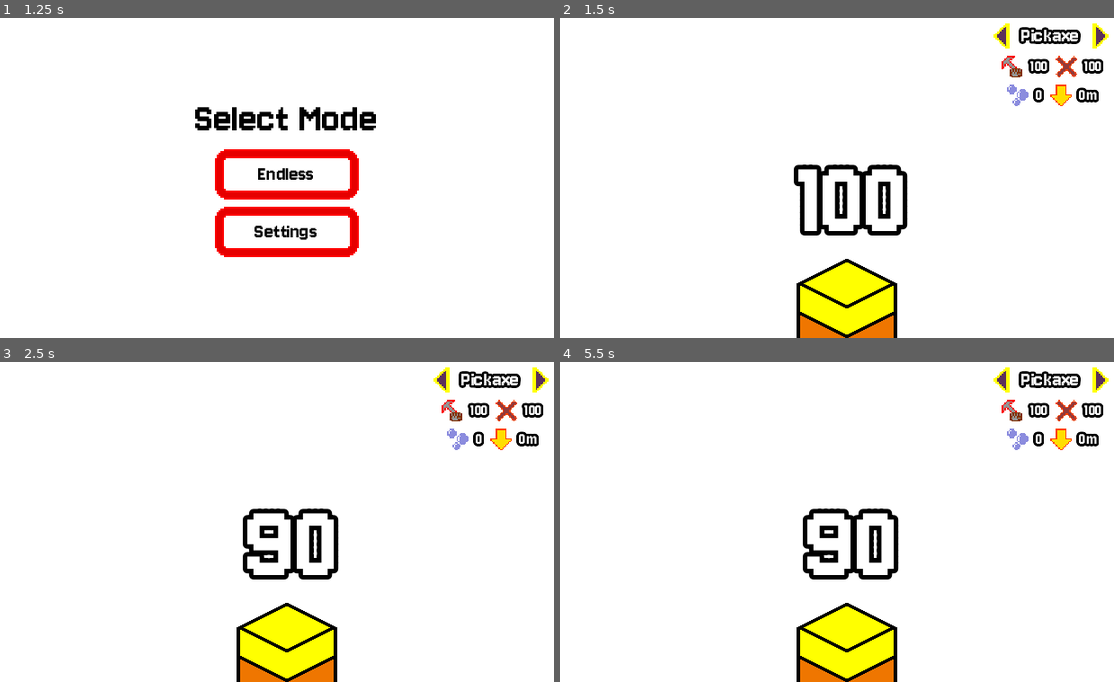
Above: before the commit, frames 1-4 (two rows, left to right).
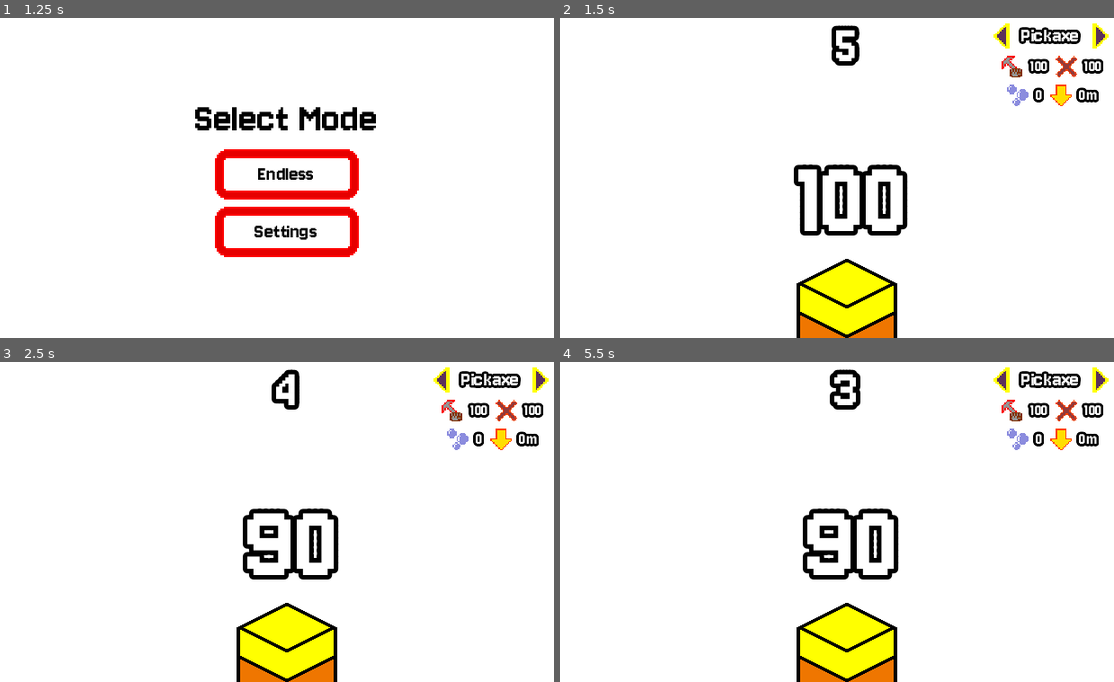
Above: after the commit, the same moments.

Repository: tfcb93/block-in-bits
Game: Godot game, scene res://Scenes/game.tscn
Two runs of this game, one before a commit and one after it. Both use one fixed random seed, a clock stepped at 60 frames per second and the inputs below.
Inputs:
- Up to frame 1 (1.25 s): tap Enter (start) at 0.5, 0.8 s; hold Right (right) from 0.53 s (still down); hold Z (action) from 0.53 s (still down)
- Up to frame 2 (1.5 s): release Right (right) at 1.25 s; release Z (action) at 1.25 s; click "Endless" at 1.25 s
- Up to frame 3 (2.5 s): tap Enter (start) at 2, 2.1 s; hold Left (left) from 2.03 s (still down); tap Z (action) at 2.3 s
- Up to frame 4 (5.5 s): tap Enter (start) at 2.75, 3.05, 3.5 s; release Left (left) at 2.78 s; hold Z (action) 2.78-3.53 s; hold Right (right) 2.78-4.25 s; tap X (secondary) at 3.6 s; tap Z (action) at 3.8 s; click "Information" at 4.25 s; click "Back" at 5 s

Frame 1 is identical in both runs. In frame 2, 0.4% of the frame differs, in the area x 49-55%, y 2-15%; in frame 3, 0.3%; in frame 4, 0.4%, in the area x 48-55%, y 2-15%.

Commit message:
Implements countdown and playtime of a level; also includes implementation of blocks giving time and selling time on the store

Diff:
--- /dev/null
+++ b/Resources/timer_number_label_settings.tres
@@ -0,0 +1,9 @@
+[gd_resource type="LabelSettings" load_steps=2 format=3 uid="uid://bok32iv7qpijf"]
+
+[ext_resource type="FontFile" uid="uid://cpm8u0x57hw7j" path="res://Resources/Fonts/Jersey_10/Jersey10-Regular.ttf" id="1_q6g7n"]
+
+[resource]
+font = ExtResource("1_q6g7n")
+font_size = 32
+outline_size = 10
+outline_color = Color(0, 0, 0, 1)
--- a/Scenes/level.tscn
+++ b/Scenes/level.tscn
@@ -1,7 +1,8 @@
-[gd_scene load_steps=5 format=3 uid="uid://xvjacwyfgsyp"]
+[gd_scene load_steps=6 format=3 uid="uid://xvjacwyfgsyp"]
 
 [ext_resource type="Script" path="res://Scripts/level.gd" id="1_vegkm"]
 [ext_resource type="PackedScene" uid="uid://e5naf2jx66xg" path="res://Scenes/player.tscn" id="2_jowxf"]
+[ext_resource type="LabelSettings" uid="uid://bok32iv7qpijf" path="res://Resources/timer_number_label_settings.tres" id="2_k4bnx"]
 [ext_resource type="PackedScene" uid="uid://bn2ew8s72tfs0" path="res://Scenes/shop.tscn" id="4_kfj0a"]
 [ext_resource type="PackedScene" uid="uid://cuexpb3pghlwj" path="res://Scenes/block_pile.tscn" id="5_tawtn"]
 
@@ -19,8 +20,26 @@
 grow_horizontal = 2
 grow_vertical = 2
 
+[node name="timer" type="Label" parent="interface"]
+unique_name_in_owner = true
+anchors_preset = 5
+anchor_left = 0.5
+anchor_right = 0.5
+offset_left = -20.0
+offset_right = 20.0
+offset_bottom = 35.0
+grow_horizontal = 2
+text = "00"
+label_settings = ExtResource("2_k4bnx")
+horizontal_alignment = 1
+
 [node name="Player" parent="." instance=ExtResource("2_jowxf")]
 
 [node name="Block Pile" parent="." instance=ExtResource("5_tawtn")]
 
 [node name="Shop" parent="." instance=ExtResource("4_kfj0a")]
+
+[node name="countdown" type="Timer" parent="."]
+unique_name_in_owner = true
+
+[connection signal="timeout" from="countdown" to="." method="_on_countdown_timeout"]
--- a/Scripts/block_pile.gd
+++ b/Scripts/block_pile.gd
@@ -71,6 +71,7 @@
 		update_blocks();
 		update_block_info();
 		Events.emit_signal("depth_change", actual_depth);
+		Events.emit_signal("add_time", 1);
 		if (not sequence):
 			_on_insert_element_on_pile();
 		elif(sequence and len(blocks) == 1):
--- a/Scripts/events.gd
+++ b/Scripts/events.gd
@@ -20,9 +20,12 @@
 signal earn_points(earned_points: int);
 signal depth_change(new_depth: int);
 signal change_tool(index_direction: int);
+signal add_time(time: int);
 
 signal open_shop();
 signal close_shop();
 signal inform_shop_player_points(player_points: int);
 signal discount_points(discounted_points: int);
 signal upgrade_tools(upgrde: Upgrade);
+
+signal game_over();
--- a/Scripts/level.gd
+++ b/Scripts/level.gd
@@ -4,6 +4,9 @@
 @onready var block_pile := $"Block Pile";
 
 var counter_value := 0;
+var level_playtime := 0.0;
+var is_game_finished := false;
+var level_countdown := 5;
 
 func _ready() -> void:
 	Events.emit_signal("generate_pile");
@@ -14,20 +17,51 @@
 	Events.connect("open_shop", _on_open_shop);
 	Events.connect("close_shop", _on_close_shop);
 
+	Events.connect("add_time", _on_add_time);
+
+	start_level_timers();
+	update_timer();
+
+func _process(delta: float) -> void:
+	if (not is_game_finished):
+		level_playtime += delta;
+
 func _unhandled_input(event: InputEvent) -> void:
-	if (event.is_action_pressed("action")):
+	if (event.is_action_pressed("action") and not is_game_finished):
 		match Globals.game_state:
 			Globals.GAME_STATES.IN_GAME:
 				Events.emit_signal("hit_block", player.get_actual_player_tool().resistance);
 
+func start_level_timers() -> void:
+	%countdown.start();
+
+func update_timer() -> void:
+	%timer.text = str(level_countdown);
+
+func _on_add_time(add_time: int) -> void:
+	level_countdown += add_time;
+
 func _on_pause_game() -> void:
 	block_pile.hide_interface();
+	%countdown.paused = true;
 
 func _on_unpause_game() -> void:
 	block_pile.show_interface();
+	%countdown.paused = false;
 
 func _on_open_shop() -> void:
 	block_pile.hide_interface();
+	%countdown.paused = true;
 
 func _on_close_shop() -> void:
 	block_pile.show_interface();
+	%countdown.paused = false;
+
+func _on_countdown_timeout() -> void:
+	level_countdown -= 1;
+	if (level_countdown <= 0):
+		%countdown.stop();
+		is_game_finished = true;
+		print(level_playtime);
+		Events.emit_signal("game_over");
+	update_timer();
--- a/Scripts/shop.gd
+++ b/Scripts/shop.gd
@@ -54,12 +54,12 @@
 
 
 func _on_btn_time_10_pressed() -> void:
-	print("Add 10 seconds to the player!");
+	Events.emit_signal("add_time", 10);
 	Events.emit_signal("discount_points", prices["time_10"]);
 
 
 func _on_btn_time_20_pressed() -> void:
-	print("Add 20 seconds to the player!");
+	Events.emit_signal("add_time", 20);
 	Events.emit_signal("discount_points", prices["time_20"]);
 
 
